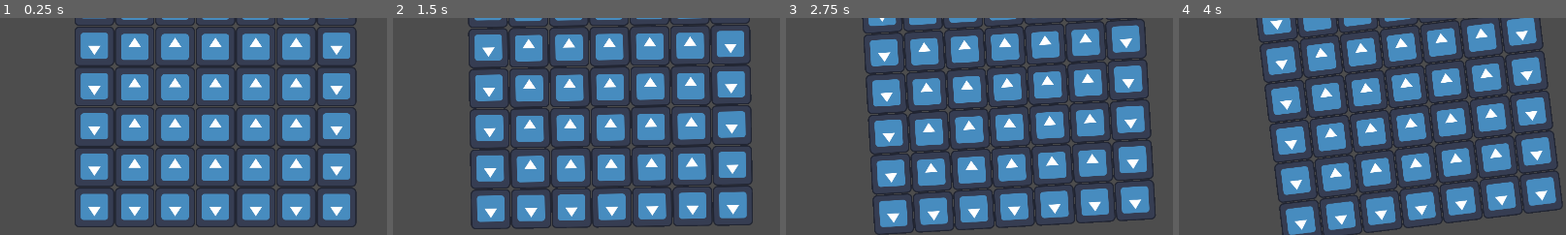
Above: before the commit, frames 1-4 (left to right).
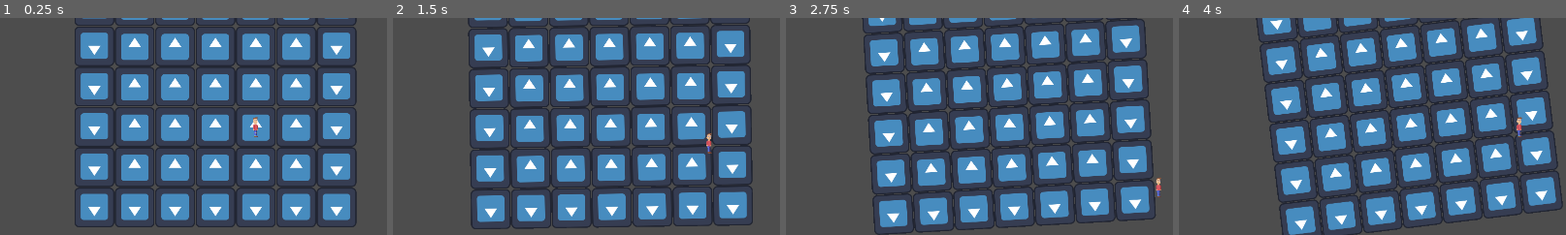
Above: after the commit, the same moments.

Repository: ARCsweden/GameJam2024FallA
Game: Godot game, scene res://Scenes/game.tscn
Same seed, same stepped clock (60 frames per second), same inputs: the game is played once before the commit and once after it. The engine's default icon, where the game draws it, is replaced by a stand-in: a white triangle on a blue panel in a dark square.
Inputs (mouse positions are % of the whole screen's width and height, from its top left):
- Up to frame 1 (0.25 s): no input
- Up to frame 2 (1.5 s): tap Enter at 0.5 s; move the mouse to (72, 45) at 0.52 s; hold Right (ui_right) 0.53-1.28 s; click (72, 45) at 0.67 s; move the mouse to (30, 55) at 1.27 s; hold Down (ui_down) from 1.28 s (still down)
- Up to frame 3 (2.75 s): move the mouse to (60, 28) at 2.02 s; release Down (ui_down) at 2.03 s; hold Right (ui_right) from 2.03 s (still down)
- Up to frame 4 (4 s): move the mouse to (45, 70) at 2.77 s; release Right (ui_right) at 2.78 s; hold Up (ui_up) 2.78-3.53 s; click (45, 70) at 2.92 s; move the mouse to (80, 65) at 3.52 s; hold Left (ui_left) from 3.53 s (still down)
The pictures show only the part of the screen within x 24-74%, y 31-80%; the shares and areas given below are measured in that part.

The runs differ from the first frame. In frame 1, 0.1% of the frame differs, in the area x 65-67%, y 45-55%; in frame 2, 0.1%, in the area x 80-83%, y 53-63%; in frame 3, 0.1%; in frame 4, 0.1%.

Commit message:
keyboard

Diff:
--- a/dontdrowntogether/Scripts/game.gd
+++ b/dontdrowntogether/Scripts/game.gd
@@ -3,9 +3,9 @@
 # Load the Player scene
 var PlayerScene = preload("res://Scenes/player.tscn")
 
+const spawn_point = Vector2(1000, 500)
+
 func _ready():
-	var spawn_point = Vector2(1000, 500)
-
 	var raft = preload("res://Scenes/Raft.tscn").instantiate()
 	raft.position = spawn_point
 	add_child(raft)
@@ -14,14 +14,20 @@
 	var connected = Input.get_connected_joypads()
 	var i = 0
 	for joy in connected:
-		var player = PlayerScene.instantiate()
+		create_player(i)
+		i += 1
+	if connected.size() == 0:
+		create_player(0)
 
-		# Set positions or other properties if necessary
-		player.position = spawn_point + Vector2(100 + i * 200, 100)  # Adjust as needed
-		# Controller ID for this player
-		player.set_controller_id(i)
-		add_child(player)
-		i += 1
+func create_player(i: int) -> void:
+	var player = PlayerScene.instantiate()
+
+	# Set positions or other properties if necessary
+	player.position = spawn_point + Vector2(100 + i * 200, 100)  # Adjust as needed
+	# Controller ID for this player
+	player.set_controller_id(i)
+	add_child(player)
+
 
 func _process(_delta):
 	if Input.is_action_just_pressed("OpenCloseMenu"):
--- a/dontdrowntogether/project.godot
+++ b/dontdrowntogether/project.godot
@@ -114,6 +114,7 @@
 hook0={
 "deadzone": 0.5,
 "events": [Object(InputEventJoypadButton,"resource_local_to_scene":false,"resource_name":"","device":0,"button_index":2,"pressure":0.0,"pressed":true,"script":null)
+, Object(InputEventKey,"resource_local_to_scene":false,"resource_name":"","device":-1,"window_id":0,"alt_pressed":false,"shift_pressed":false,"ctrl_pressed":false,"meta_pressed":false,"pressed":false,"keycode":0,"physical_keycode":72,"key_label":0,"unicode":104,"location":0,"echo":false,"script":null)
 ]
 }
 hook1={
